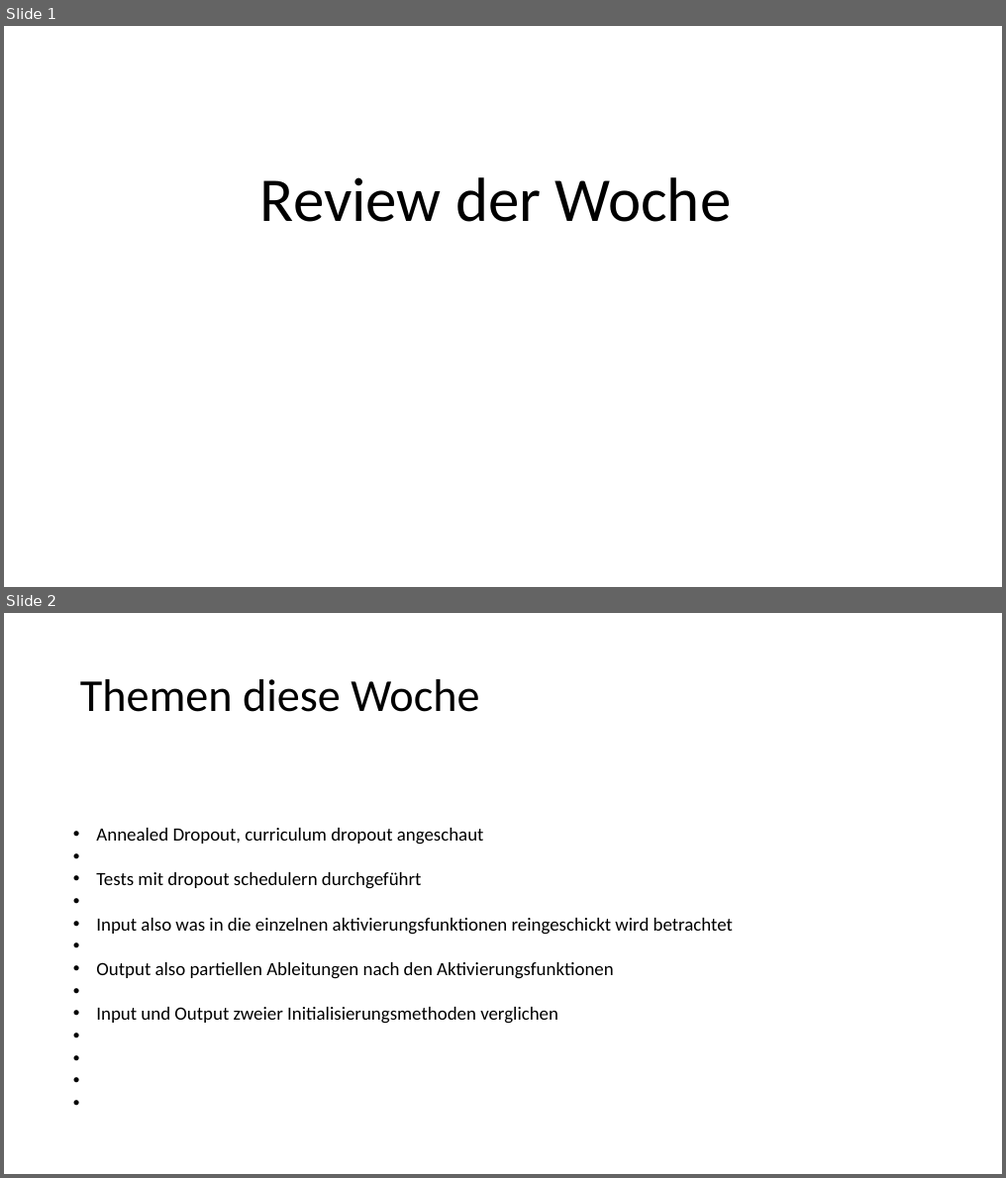
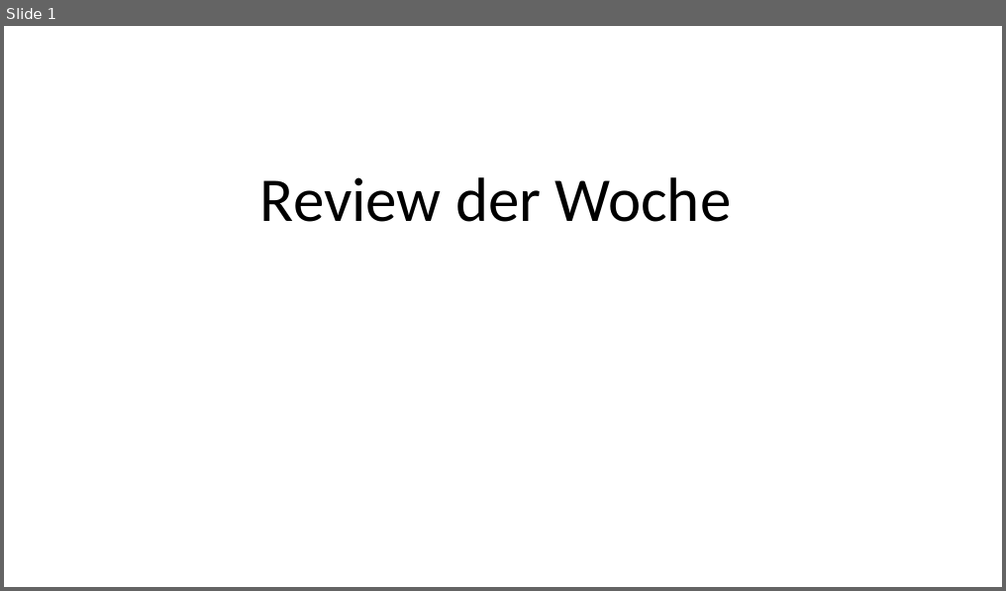
Before and after one commit to resist95/activation-ba, a slide deck: Review der Woche.odp. Shown one above the other, each under a label of ours: slides 1 and 2 before the commit, slide 1 after it. The pictures are 1006x1178 and 1006x591 pixels, drawn with LibreOffice and Linux fonts; fonts in the diff are those of the drawing. Boxes give left, top, right and bottom in pixels: in the first picture for what was removed or moved away, otherwise in the second. Text is boxed around its words. In the diff, an @@ line names an element or a change of style, - is before the commit and + after.

```diff
--- a/Review der Woche.odp
+++ b/Review der Woche.odp
@@ slide 2 removed at bbox=[4, 613, 1002, 1174], background #FFFFFF @@
@@ title removed at bbox=[80, 679, 479, 712] @@
-Themen diese Woche
@@ text removed at bbox=[96, 828, 733, 1024] @@
-• Annealed Dropout, curriculum dropout angeschaut
-• Tests mit dropout schedulern durchgeführt
-• Input also was in die einzelnen aktivierungsfunktionen reingeschickt wird betrachtet
-• Output also partiellen Ableitungen nach den Aktivierungsfunktionen
-• Input und Output zweier Initialisierungsmethoden verglichen
```
Also in this commit, not shown: 4 slides added, 2 other slides removed, 10 other files.
